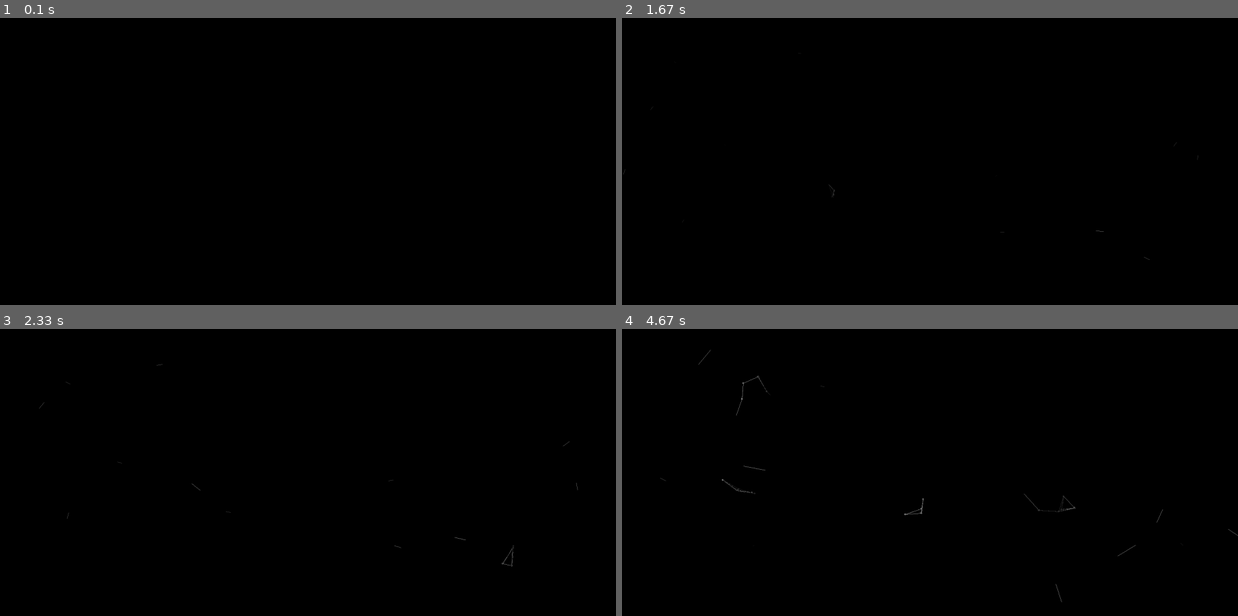
Above: before the commit, frames 1-4 (two rows, left to right).
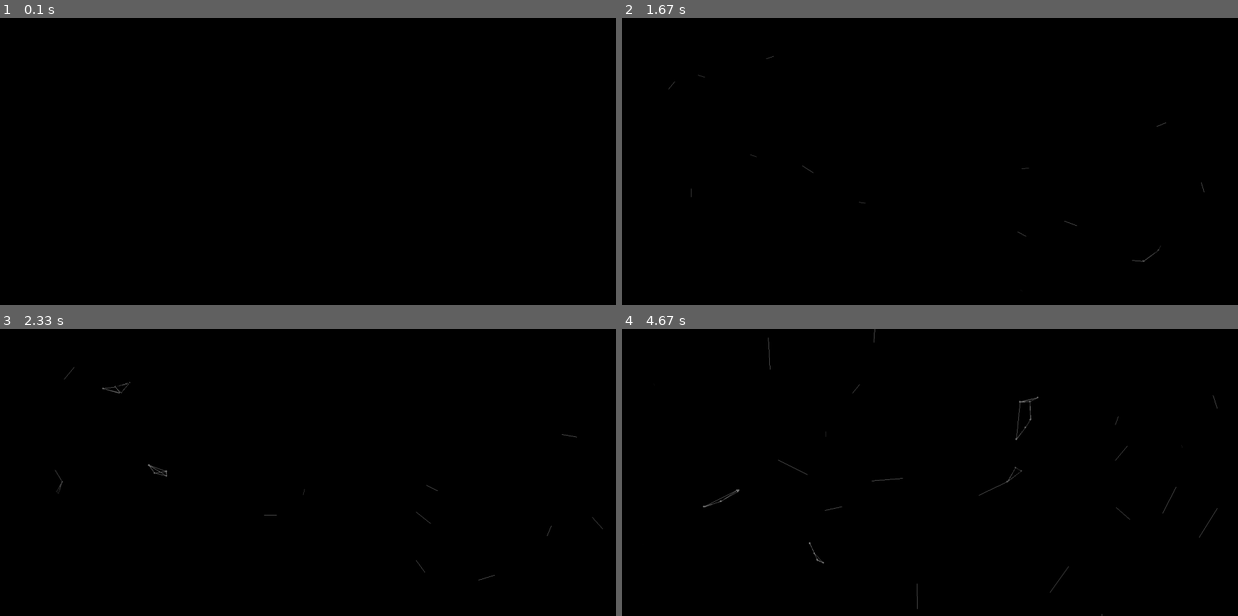
Above: after the commit, the same moments.

Repository: frost-dream/pygame-arts
Game: pygame game, started from really new file.py
The game is run twice, just before and just after one commit, with the same random seed, the same clock (stepped at 60 frames per second) and the same inputs.
Inputs (mouse positions are in pixels of both pictures, inside the frame that each line leads up to):
- Up to frame 1 (0.1 s): no input
- Up to frame 2 (1.67 s): click (1127, 152) at 0.38 s; click (991, 224) at 0.72 s; click (1157, 261) at 1.05 s; click (782, 104) at 1.38 s
- Up to frame 3 (2.33 s): click (308, 506) at 1.72 s; click (221, 412) at 2.05 s
- Up to frame 4 (4.67 s): click (1145, 547) at 2.38 s; click (726, 501) at 2.72 s; click (751, 417) at 3.05 s; click (782, 521) at 3.38 s; click (1151, 538) at 3.72 s; click (745, 578) at 4.05 s; click (739, 489) at 4.38 s

Frame 1 is identical in both runs. In frame 2, less than 0.1% of the frame differs, in the area x 0-95%, y 13-85%; in frame 3, 0.2%; in frame 4, 0.5%, in the area x 6-100%, y 0-100%.

Commit message:
really new file.py

Diff:
--- a/really new file.py
+++ b/really new file.py
@@ -38,22 +38,18 @@
                 x2 = other_line['x'] + other_line['timer'] // 5 * cos(other_line['angle'])
                 y2 = other_line['y'] + other_line['timer'] // 5 * sin(other_line['angle'])
                 if dist((line['x'], line['y']), (other_line['x'], other_line['y'])) < 50:
-                    alpha = min([120, line['timer']])
                     l(screen, (alpha, alpha, alpha), (line['x'], line['y']), (other_line['x'], other_line['y']), 1)
                     circle(screen, (alpha, alpha, alpha), (line['x'], line['y']), 2)
                     circle(screen, (alpha, alpha, alpha), (other_line['x'], other_line['y']), 2)
                 if dist((line['x'], line['y']), (x2, y2)) < 50:
-                    alpha = min([120, line['timer']])
                     l(screen, (alpha, alpha, alpha), (line['x'], line['y']), (x2, y2), 1)
                     circle(screen, (alpha, alpha, alpha), (line['x'], line['y']), 2)
                     circle(screen, (alpha, alpha, alpha), (x2, y2), 2)
                 if dist((x1, y1), (x2, y2)) < 50:
-                    alpha = min([120, line['timer']])
                     l(screen, (alpha, alpha, alpha), (x1, y1), (x2, y2), 1)
                     circle(screen, (alpha, alpha, alpha), (x1, y1), 2)
                     circle(screen, (alpha, alpha, alpha), (x2, y2), 2)
                 if dist((x1, y1), (other_line['x'], other_line['y'])) < 50:
-                    alpha = min([120, line['timer']])
                     l(screen, (alpha, alpha, alpha), (x1, y1), (other_line['x'], other_line['y']), 1)
                     circle(screen, (alpha, alpha, alpha), (x1, y1), 2)
                     circle(screen, (alpha, alpha, alpha), (other_line['x'], other_line['y']), 2)
@@ -80,4 +76,4 @@
             line['x'] += cos(angle_to_mouse) * 5
             line['y'] += sin(angle_to_mouse) * 5
     flip()
-    clock.tick(60)
+    clock.tick(100)
